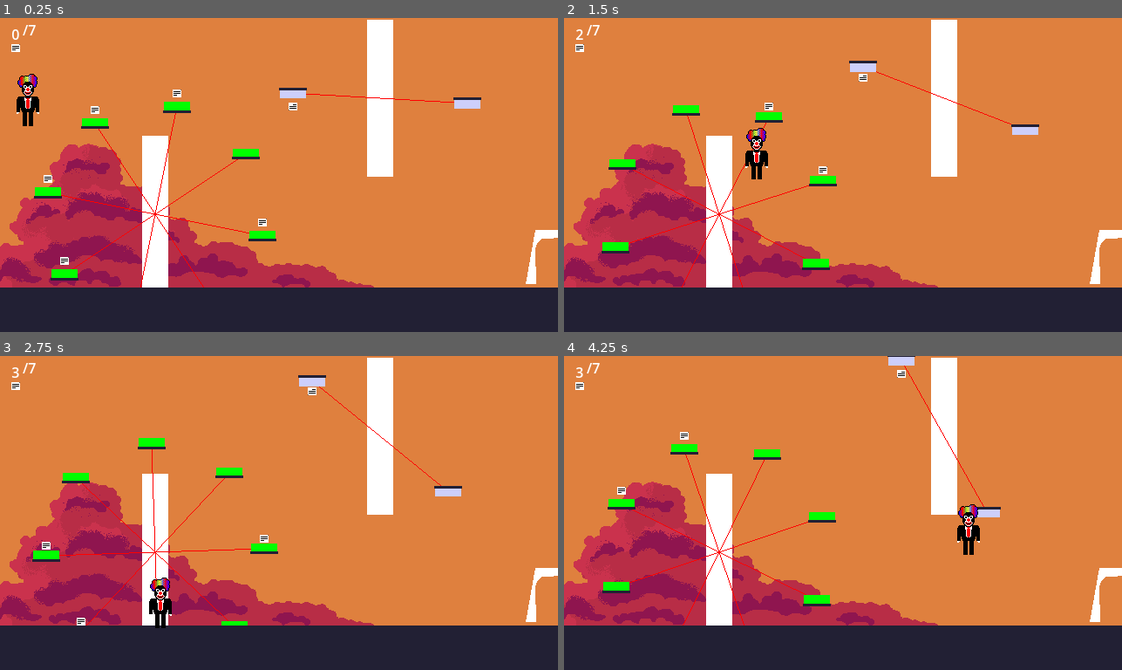
Above: before the commit, frames 1-4 (two rows, left to right).
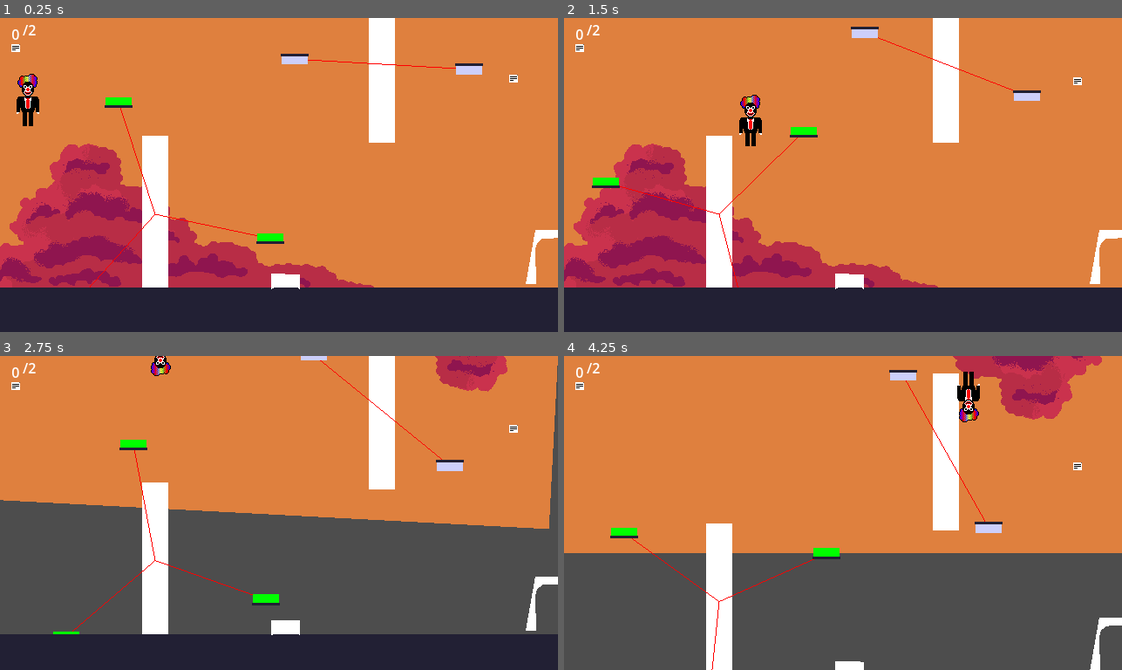
Above: after the commit, the same moments.

Repository: Vibhab-T/serious
Game: Godot game, scene res://scenes/level_two.tscn
Same seed, same stepped clock (60 frames per second), same inputs: the game is played once before the commit and once after it. This scene is started directly instead of the project's main scene.
Inputs:
- Up to frame 1 (0.25 s): no input
- Up to frame 2 (1.5 s): tap Enter (ui_accept) at 0.5, 0.6, 0.77, 1.07, 1.35 s; hold Right (ui_right) from 0.53 s (still down)
- Up to frame 3 (2.75 s): tap Enter (ui_accept) at 1.52, 1.82, 2.1 s; release Right (ui_right) at 2.03 s; hold Left (ui_left) from 2.03 s (still down)
- Up to frame 4 (4.25 s): release Left (ui_left) at 2.78 s; hold Right (ui_right) from 2.78 s (still down); tap Enter (ui_accept) at 2.85, 3.02, 3.32, 3.6, 3.77, 4.07 s

The runs differ from the first frame. In frame 1, 3.7% of the frame differs, in the area x 5-93%, y 0-87%; in frame 2, 4.5%; in frame 3, 41%; in frame 4, 47%, in the area x 0-100%, y 0-100%.

Commit message:
ADDED: Spinner Function/Feature/Mechanic In Level Two

Diff:
--- a/scenes/background.tscn
+++ b/scenes/background.tscn
@@ -1,9 +1,11 @@
 [gd_scene format=3 uid="uid://celgdvejitk6j"]
 
 [ext_resource type="Texture2D" uid="uid://bgsoas3qkdbee" path="res://assets/background.png" id="1_bkp1e"]
+[ext_resource type="Script" uid="uid://enbfqb6o0vc" path="res://scripts/background.gd" id="1_y0upk"]
 
 [node name="Background" type="Node2D" unique_id=68444420]
 z_index = -2
+script = ExtResource("1_y0upk")
 
 [node name="BackgroundSprite" type="Sprite2D" parent="." unique_id=1299832263]
 texture = ExtResource("1_bkp1e")
--- a/scenes/level_one.tscn
+++ b/scenes/level_one.tscn
@@ -9,6 +9,7 @@
 [ext_resource type="PackedScene" uid="uid://1jxsu21805kh" path="res://scenes/foreground.tscn" id="7_4p75b"]
 [ext_resource type="PackedScene" uid="uid://cd05ikpjm6y28" path="res://scenes/level_two.tscn" id="7_astit"]
 [ext_resource type="PackedScene" uid="uid://7uj0u2cv1jqw" path="res://scenes/camera.tscn" id="8_y8ti4"]
+[ext_resource type="PackedScene" uid="uid://pbs4xpais1er" path="res://scenes/docs.tscn" id="10_o5wbv"]
 
 [sub_resource type="WorldBoundaryShape2D" id="WorldBoundaryShape2D_o5qli"]
 
@@ -69,3 +70,8 @@
 
 [node name="Camera" parent="." unique_id=418440835 instance=ExtResource("8_y8ti4")]
 offset = Vector2(320, 180)
+
+[node name="Docs" type="Node" parent="." unique_id=1543664245]
+
+[node name="Docs" parent="Docs" unique_id=8938603 instance=ExtResource("10_o5wbv")]
+position = Vector2(120, 70)
--- a/scenes/level_three.tscn
+++ b/scenes/level_three.tscn
@@ -3,6 +3,7 @@
 [ext_resource type="PackedScene" uid="uid://celgdvejitk6j" path="res://scenes/background.tscn" id="1_4i5uq"]
 [ext_resource type="PackedScene" uid="uid://1jxsu21805kh" path="res://scenes/foreground.tscn" id="2_jyl00"]
 [ext_resource type="PackedScene" uid="uid://p2xvibdq823p" path="res://scenes/player.tscn" id="3_jyl00"]
+[ext_resource type="PackedScene" uid="uid://7uj0u2cv1jqw" path="res://scenes/camera.tscn" id="4_ol28e"]
 
 [node name="LevelThree" type="Node2D" unique_id=1367023866]
 
@@ -13,3 +14,6 @@
 
 [node name="player" parent="." unique_id=1549434360 instance=ExtResource("3_jyl00")]
 position = Vector2(46, -4)
+
+[node name="Camera" parent="." unique_id=418440835 instance=ExtResource("4_ol28e")]
+offset = Vector2(320, 180)
--- a/scenes/level_two.tscn
+++ b/scenes/level_two.tscn
@@ -8,8 +8,8 @@
 [ext_resource type="PackedScene" uid="uid://7uj0u2cv1jqw" path="res://scenes/camera.tscn" id="6_mmtqo"]
 [ext_resource type="PackedScene" uid="uid://bine4dq7mxuyb" path="res://scenes/level_gate.tscn" id="7_l7e5k"]
 [ext_resource type="PackedScene" uid="uid://8po25el6caxu" path="res://scenes/level_three.tscn" id="8_kp5rg"]
-
-[sub_resource type="WorldBoundaryShape2D" id="WorldBoundaryShape2D_8lyp7"]
+[ext_resource type="PackedScene" uid="uid://b1ouur8xpygky" path="res://scenes/spinner.tscn" id="9_1e7uk"]
+[ext_resource type="PackedScene" uid="uid://pbs4xpais1er" path="res://scenes/docs.tscn" id="10_ubnpl"]
 
 [node name="LevelTwo" type="Node2D" unique_id=2129866509]
 
@@ -23,26 +23,25 @@
 
 [node name="Ferris" parent="." unique_id=442394560 instance=ExtResource("3_4yacq")]
 position = Vector2(178, 225)
-speed = 0.85
-radius = 125.0
+count = 3
+speed = 0.89
+radius = 135.0
 
 [node name="Ferris2" parent="." unique_id=825189162 instance=ExtResource("3_4yacq")]
-position = Vector2(436, 92)
+position = Vector2(438, 53)
 rotation = 3.1415927
 count = 2
 speed = 0.25
 platform_color = Color(0.80232644, 0.8106295, 0.9843685, 1)
 
-[node name="Boundary" type="StaticBody2D" parent="." unique_id=983527593]
-
-[node name="CollisionShape2D" type="CollisionShape2D" parent="Boundary" unique_id=255027643]
-position = Vector2(0, 333)
-shape = SubResource("WorldBoundaryShape2D_8lyp7")
-
 [node name="Background" parent="." unique_id=68444420 instance=ExtResource("4_kkfyh")]
 position = Vector2(320, 180)
 
 [node name="Foreground" parent="." unique_id=575690052 instance=ExtResource("5_4yacq")]
+
+[node name="ForegroundAbove" parent="." unique_id=448719064 instance=ExtResource("5_4yacq")]
+position = Vector2(640, 200)
+rotation = -3.1415927
 
 [node name="Camera" parent="." unique_id=418440835 instance=ExtResource("6_mmtqo")]
 offset = Vector2(320, 180)
@@ -50,3 +49,18 @@
 [node name="LevelGate" parent="." unique_id=405960461 instance=ExtResource("7_l7e5k")]
 position = Vector2(634, 254)
 to_level = ExtResource("8_kp5rg")
+
+[node name="Spinner" parent="." unique_id=874532454 instance=ExtResource("9_1e7uk")]
+position = Vector2(331, 302)
+
+[node name="Spinner2" parent="." unique_id=1935110138 instance=ExtResource("9_1e7uk")]
+position = Vector2(252, -106)
+rotation = 3.1415927
+
+[node name="Docs" type="Node" parent="." unique_id=981530383]
+
+[node name="Docs" parent="Docs" unique_id=8938603 instance=ExtResource("10_ubnpl")]
+position = Vector2(589, 66)
+
+[node name="Docs2" parent="Docs" unique_id=1508300346 instance=ExtResource("10_ubnpl")]
+position = Vector2(123, -101)
--- /dev/null
+++ b/scenes/spinner.tscn
@@ -0,0 +1,20 @@
+[gd_scene format=3 uid="uid://b1ouur8xpygky"]
+
+[ext_resource type="Script" uid="uid://374jyav3hgwk" path="res://scripts/spinner.gd" id="1_i3bsr"]
+
+[sub_resource type="RectangleShape2D" id="RectangleShape2D_i3bsr"]
+size = Vector2(33, 12)
+
+[node name="Spinner" type="Node2D" unique_id=874532454]
+script = ExtResource("1_i3bsr")
+
+[node name="Polygon2D" type="Polygon2D" parent="." unique_id=1688352275]
+polygon = PackedVector2Array(-20, -9, -20, 9, -16, 7, 11, 7, 13, 9, 13, -8)
+
+[node name="Area2D" type="Area2D" parent="." unique_id=391907651]
+
+[node name="CollisionShape2D" type="CollisionShape2D" parent="Area2D" unique_id=232901199]
+position = Vector2(-3.5, -1)
+shape = SubResource("RectangleShape2D_i3bsr")
+
+[connection signal="body_entered" from="Area2D" to="." method="_on_area_2d_body_entered"]
--- /dev/null
+++ b/scripts/background.gd
@@ -0,0 +1,16 @@
+extends Node2D
+@onready var background_sprite: Sprite2D = $BackgroundSprite
+
+# Called when the node enters the scene tree for the first time.
+func _ready() -> void:
+	pass # Replace with function body.
+
+
+# Called every frame. 'delta' is the elapsed time since the previous frame.
+func _process(delta: float) -> void:
+	var target_rotation = 0.0 if GameController.gravity else PI
+	var target_y = 0.0 if GameController.gravity else -200.0
+
+	background_sprite.rotation = lerp_angle(background_sprite.rotation,target_rotation, 5.0 * delta)
+
+	background_sprite.position.y = lerp(background_sprite.position.y,target_y, 5.0 * delta)
--- a/scripts/docs.gd
+++ b/scripts/docs.gd
@@ -1,6 +1,9 @@
 extends Node2D
 
 @export var doc_value : int = 1
+
+func _ready() -> void:
+	GameController.doc_spawned(1)
 
 func _on_area_2d_body_entered(body: Node2D) -> void:
 	if body is Player:
--- a/scripts/ferris_platform.gd
+++ b/scripts/ferris_platform.gd
@@ -1,23 +1,23 @@
 extends AnimatableBody2D
-
-var doc: PackedScene = preload("res://scenes/docs.tscn")
-@onready var doc_marker: Marker2D = $DocMarker
-var doc_value: int = 1
-@onready var coll_shape: CollisionShape2D = $CollisionShape2D
-
-func spawn_doc() -> void:
-	if (randi_range(0, 10) < 5):
-		print("Spawning doc")
-
-		GameController.doc_spawned(doc_value)
-		var d = doc.instantiate()
-		d.position = doc_marker.position
-		add_child(d)
-
-# Called when the node enters the scene tree for the first time.
-func _ready() -> void:
-	spawn_doc()
-
-func _physics_process(delta: float) -> void:
-	if position.y >= 309:
-		coll_shape.disabled
+#
+#var doc: PackedScene = preload("res://scenes/docs.tscn")
+#@onready var doc_marker: Marker2D = $DocMarker
+#var doc_value: int = 1
+#@onready var coll_shape: CollisionShape2D = $CollisionShape2D
+#
+#func spawn_doc() -> void:
+	#if (randi_range(0, 10) < 5):
+		#print("Spawning doc")
+#
+		#GameController.doc_spawned(doc_value)
+		#var d = doc.instantiate()
+		#d.position = doc_marker.position
+		#add_child(d)
+#
+## Called when the node enters the scene tree for the first time.
+#func _ready() -> void:
+	#spawn_doc()
+#
+##func _physics_process(delta: float) -> void:
+	##if position.y >= 309:
+		##coll_shape.disabled
--- a/scripts/game_controller.gd
+++ b/scripts/game_controller.gd
@@ -2,6 +2,8 @@
 
 var total_docs: int = 0
 var total_spawned_docs: int = 0
+
+var gravity: bool = true
 
 func check_level_cleared() -> bool:
 	if total_docs == total_spawned_docs:
--- a/scripts/player.gd
+++ b/scripts/player.gd
@@ -1,25 +1,38 @@
-class_name Player extends CharacterBody2D
+class_name Player
+extends CharacterBody2D
+
+const SPEED := 200.0
+const JUMP_VELOCITY := -400.0
+@onready var sprite: AnimatedSprite2D = $AnimatedSprite2D
+
+func _physics_process(delta: float) -> void:
+	var gravity := get_gravity()
+
+	if GameController.gravity:
+		up_direction = Vector2.UP
+		sprite.rotation = 0
+
+	else:
+		up_direction = Vector2.DOWN
+		gravity *= -1
+		sprite.rotation = PI
 
 
-const SPEED = 200
-const JUMP_VELOCITY = -400.0
 
+	if not is_on_floor():
+		velocity += gravity * delta
 
-func _physics_process(delta: float) -> void:
-	# Add the gravity.
-	if not is_on_floor():
-		velocity += get_gravity() * delta
+	if Input.is_action_just_pressed("ui_accept") and is_on_floor():
+		if GameController.gravity:
+			velocity.y = JUMP_VELOCITY
+		else:
+			velocity.y = -JUMP_VELOCITY
 
-	# Handle jump.
-	if Input.is_action_just_pressed("ui_accept") and is_on_floor():
-		velocity.y = JUMP_VELOCITY
+	var direction := Input.get_axis("ui_left", "ui_right")
 
-	# Get the input direction and handle the movement/deceleration.
-	# As good practice, you should replace UI actions with custom gameplay actions.
-	var direction := Input.get_axis("ui_left", "ui_right")
 	if direction:
 		velocity.x = direction * SPEED
 	else:
-		velocity.x = move_toward(velocity.x, 0, SPEED)
+		velocity.x = move_toward(velocity.x, 0.0, SPEED)
 
 	move_and_slide()
--- /dev/null
+++ b/scripts/spinner.gd
@@ -0,0 +1,16 @@
+extends Node2D
+
+
+# Called when the node enters the scene tree for the first time.
+func _ready() -> void:
+	pass # Replace with function body.
+
+
+# Called every frame. 'delta' is the elapsed time since the previous frame.
+func _process(_delta: float) -> void:
+	pass
+
+
+func _on_area_2d_body_entered(body: Node2D) -> void:
+	if body is Player:
+		GameController.gravity = !GameController.gravity
Not shown, added: scripts/background.gd.uid
Not shown, added: scripts/spinner.gd.uid
